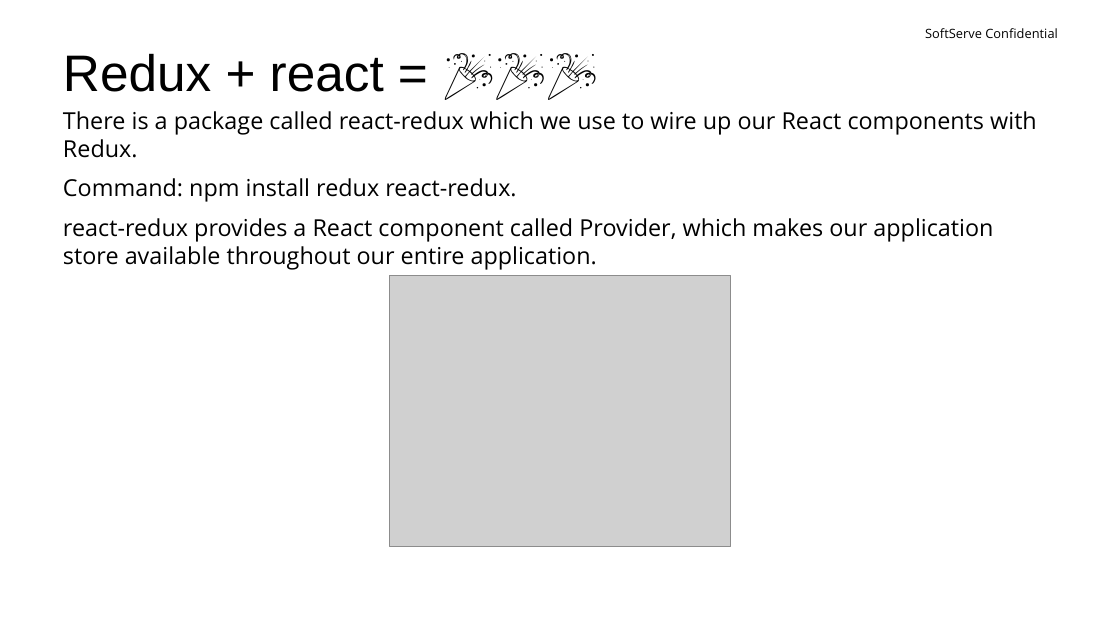
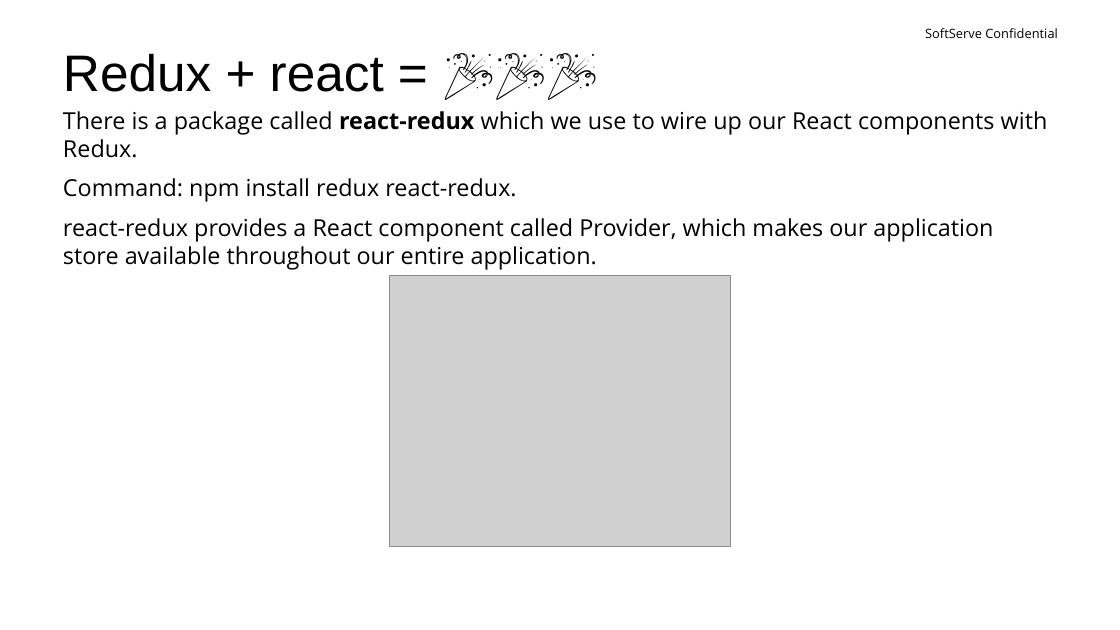
Before and after one commit to yuriiholskiy/Lv-469.node, a slide deck: slide 15 of perfomances/redux-intro(Yurii Holskyi).pptx. Drawn at 1120x630 pixels with LibreOffice and Linux fonts; fonts in the diff are those of the drawing; grey boxes stand for pictures; background and template pictures are left out. Boxes give left, top, right and bottom in pixels: in the first picture for what was removed or moved away, otherwise in the second. Text is boxed around its words. In the diff, an @@ line names an element or a change of style, - is before the commit and + after.

Commit message:
add to redux presentation info about useReducer hook

```diff
--- a/perfomances/redux-intro(Yurii Holskyi).pptx
+++ b/perfomances/redux-intro(Yurii Holskyi).pptx
@@ text at [63,111,1048,158]: bold on in "react-redux" @@
```
Also in this commit, not shown: 3 slides added.
